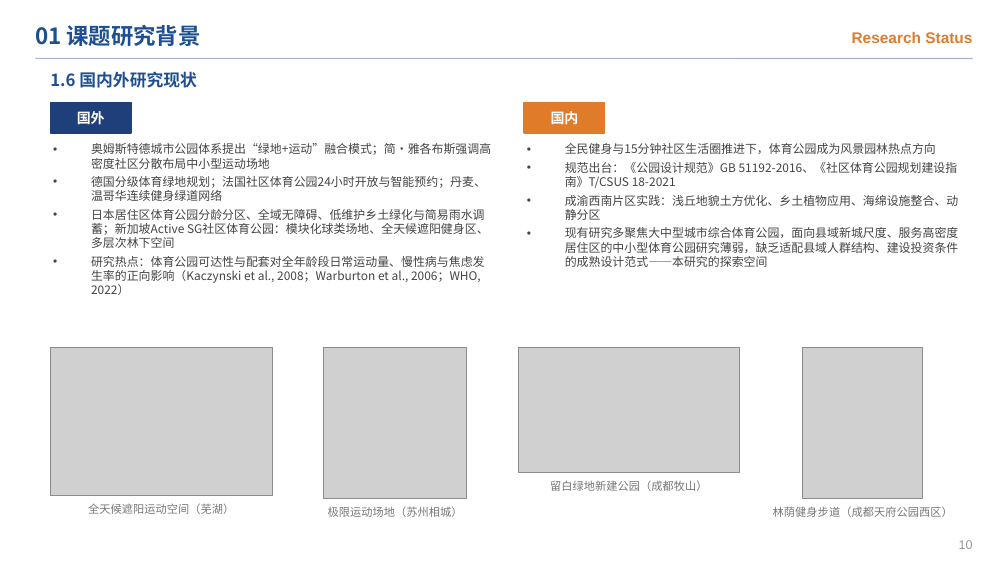
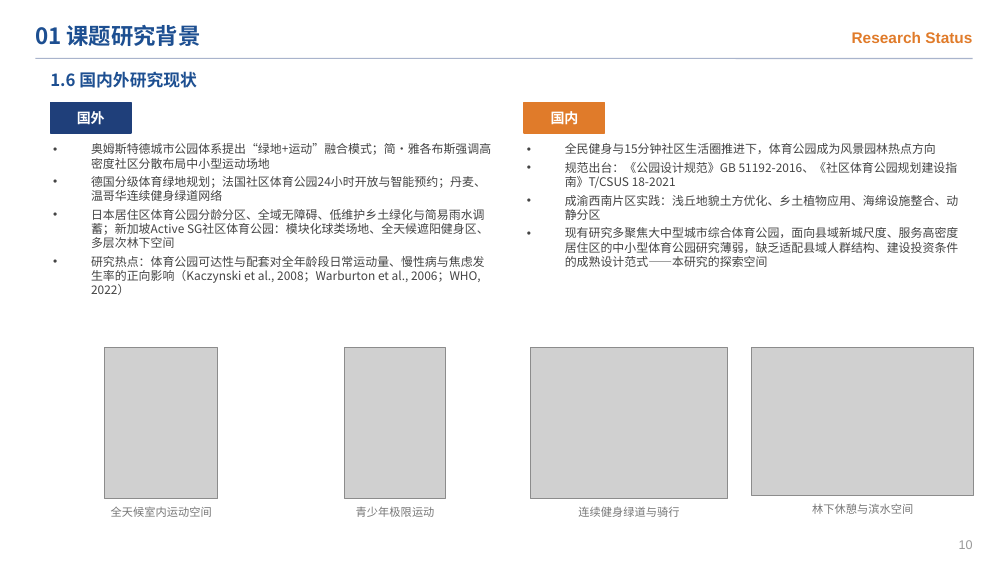
Before and after one commit to chun96309-cloud/lxfs, a slide deck: slide 12 of 跃动栖园_开题答辩PPT.pptx. Drawn at 1008x567 pixels with LibreOffice and Linux fonts; fonts in the diff are those of the drawing; grey boxes stand for pictures. Boxes give left, top, right and bottom in pixels: in the first picture for what was removed or moved away, otherwise in the second. Text is boxed around its words. In the diff, an @@ line names an element or a change of style, - is before the commit and + after.

```diff
--- a/跃动栖园_开题答辩PPT.pptx
+++ b/跃动栖园_开题答辩PPT.pptx
@@ picture: place and size @@
-picture at (50,348,272,496)
+picture at (105,348,218,499)
@@ picture: place and size @@
-picture at (324,348,467,499)
+picture at (345,348,446,499)
@@ picture: place and size @@
-picture at (518,348,740,473)
+picture at (530,348,727,499)
@@ picture: place and size @@
-picture at (802,348,922,499)
+picture at (752,348,974,496)
@@ text at (111,506,212,517): text changed @@
-全天候遮阳运动空间（芜湖）
+全天候室内运动空间
@@ text at (356,506,435,517): text changed @@
-极限运动场地（苏州相城）
+青少年极限运动
@@ text at (578,506,679,517): text changed @@
-留白绿地新建公园（成都牧山）
+连续健身绿道与骑行
@@ text at (812,504,913,514): text changed @@
-林荫健身步道（成都天府公园西区）
+林下休憩与滨水空间
```
Also in this commit, not shown: 20 other slides changed, 38 other files.
